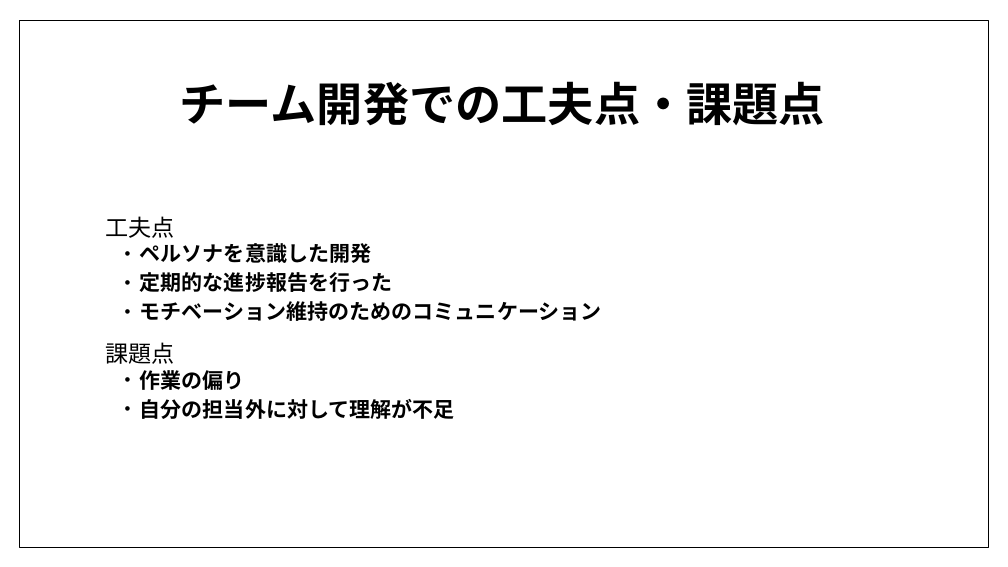
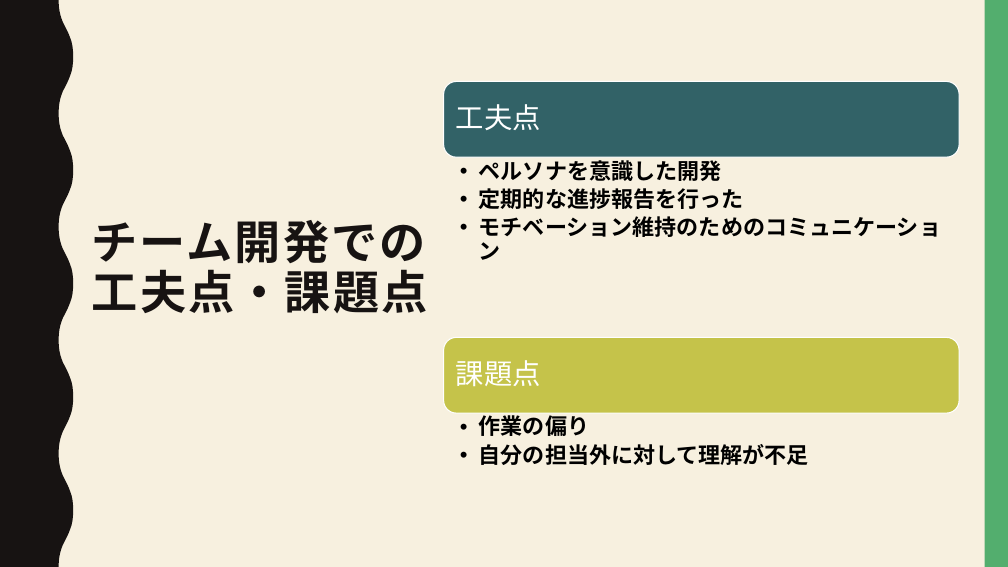
Before and after one commit to dojo2022/E-3, a slide deck: slide 12 of E3_配布資料/研修成果発表E3.pptx (slide 9 before the commit). Drawn at 1008x567 pixels with LibreOffice and Linux fonts; fonts in the diff are those of the drawing. Boxes give left, top, right and bottom in pixels: in the first picture for what was removed or moved away, otherwise in the second. Text is boxed around its words. In the diff, an @@ line names an element or a change of style, - is before the commit and + after.

```diff
--- a/E3_配布資料/研修成果発表E3.pptx
+++ b/E3_配布資料/研修成果発表E3.pptx
@@ background #FFFFFF to #F7F0DF @@
@@ freeform shape added at [0,0,73,567], fill #171312 @@
@@ rectangle removed at [19,20,988,547] @@
@@ rectangle added at [985,0,1008,567], fill #53AE6E @@
@@ text "ペルソナを意識した開発": place and size @@
-text "ペルソナを意識した開発" at [106,216,602,419]
+text "ペルソナを意識した開発" at [479,156,941,260]
@@ text "ペルソナを意識した開発" at [479,156,941,260]: size 20 to 21 pt; indent changed; less space between paragraphs @@
@@ title "チーム開発での 工夫点・課題点" at [91,220,428,313]: vertical alignment middle to top @@
@@ title at [91,220,428,313]: text changed; text colour #000000 to #171312 @@
-チーム開発での工夫点・課題点
+チーム開発での
+工夫点・課題点
@@ text at [106,216,175,238]: paragraph removed @@
-工夫点
@@ text at [106,342,455,419]: paragraphs removed @@
-課題点
-  • 作業の偏り
-  • 自分の担当外に対して理解が不足
@@ group added at [444,82,960,465]: 3 texts, 2 rounded rectangles @@
+工夫点
+課題点
+  • 作業の偏り
+  • 自分の担当外に対して理解が不足
```
Also in this commit, not shown: 9 other slides changed, 7 slides added, 1 other file.
